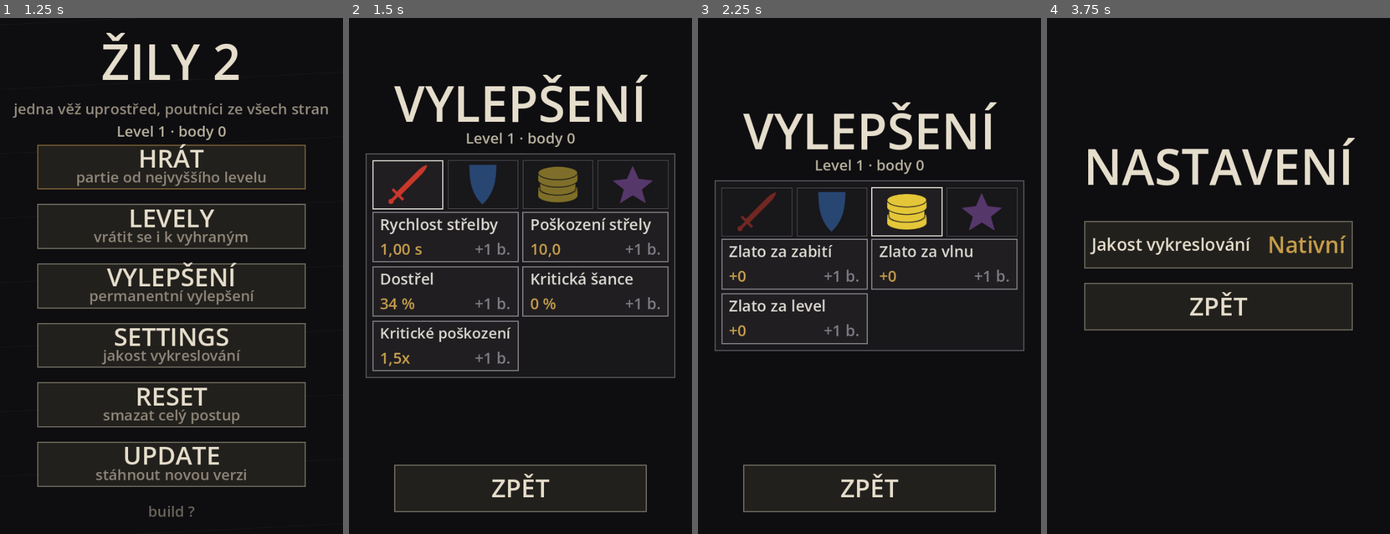
Above: before the commit, frames 1-4 (left to right).
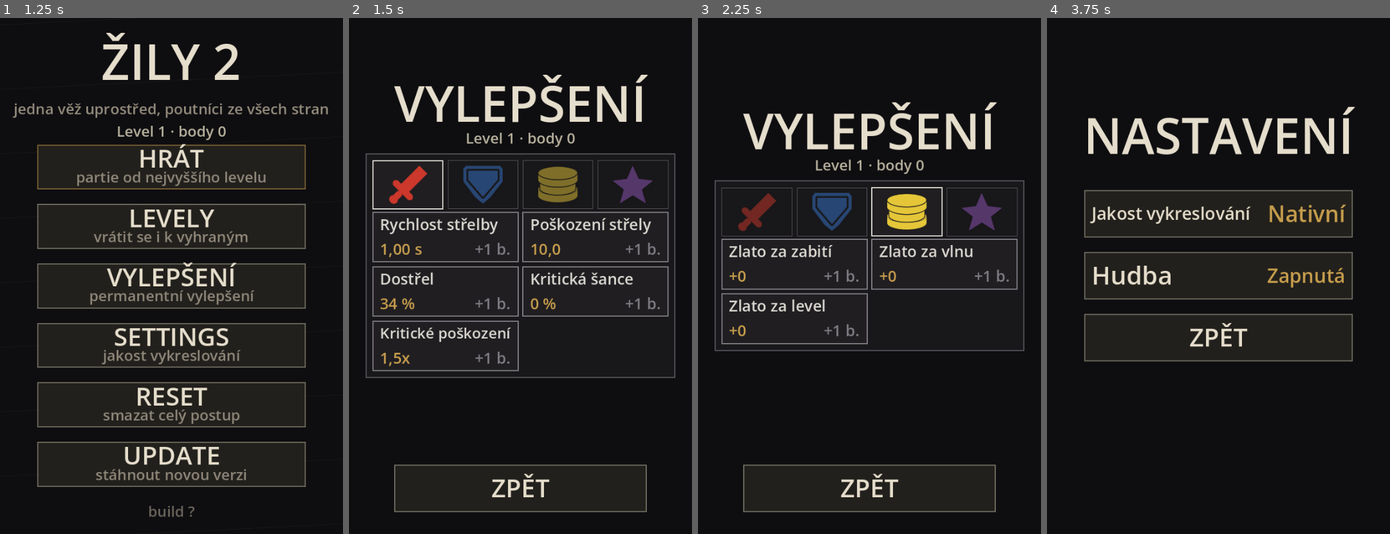
Above: after the commit, the same moments.

Repository: jankoznar94/dark-story
Game: Godot game, scene res://main.tscn
Two runs of this game, one before a commit and one after it. Both use one fixed random seed, a clock stepped at 60 frames per second and the inputs below.
Inputs (mouse positions are in pixels of both pictures, inside the frame that each line leads up to):
- Up to frame 1 (1.25 s): tap Enter at 0.5 s; move the mouse to (246, 250) at 0.52 s; click (246, 250) at 0.67 s
- Up to frame 2 (1.5 s): tap Space at 1.25 s; move the mouse to (451, 301) at 1.27 s; click (451, 301) at 1.42 s
- Up to frame 3 (2.25 s): tap Enter at 2 s; move the mouse to (903, 162) at 2.02 s; click (903, 162) at 2.17 s
- Up to frame 4 (3.75 s): tap Space at 2.75 s; move the mouse to (1201, 379) at 2.77 s; click (1201, 379) at 2.92 s; tap Enter at 3.5 s; move the mouse to (1321, 353) at 3.52 s; click (1321, 353) at 3.67 s

Frame 1 is identical in both runs. In frame 2, 0.5% of the frame differs, in the area x 11-45%, y 28-37%; in frame 3, 0.5%; in frame 4, 9.9%, in the area x 10-90%, y 17-67%.

Commit message:
Zily 2: citelna ikona pauzy, novy mec a stit, primitivni hudba s prepinacem
1) Ikona pauzy mela barvu GLYPH (temer cerna) na tmavem tlacitku - splyvala
   s podkladem. Ted je svetla (TEXT) a pod pauzou tmava na zlate.
2) Mec a stit se kresli vypoctem (tools/make_icons.py): stit ma pomer stran
   1,04 (byl 0,69 - uzka dlouha deska) a mec 39 % inkoustu (bylo 20 %).
   Mince a hvezdicka zustavaji z modelu.
3) Hudba: smycka assets/audio/theme.ogg (95 kB, 19,2 s, 8 taktu v a moll),
   sklada ji tools/make_music.py (numpy -> wav -> ffmpeg -> ogg). Hraje se
   az po prvnim klepnuti (prohlizec nespusti zvuk bez gesta hrace) a stavi
   se srovnava se stavem, ne s udalosti. V nastaveni pribyl druhy radek
   "Hudba" (Zapnuta/Vypnuta); radky nastaveni jsou seznam podle indexu.

Testy: 5 sad zelenych (core 194, layout 2380, menu 146, upgrades 249).

Diff:
--- a/scripts/game_view.gd
+++ b/scripts/game_view.gd
@@ -82,6 +82,7 @@
 		menu.load_build_id()
 	_apply_render_scale()
 	_refield()
+	_make_music()
 	get_viewport().size_changed.connect(_refield)
 
 
@@ -156,6 +157,7 @@
 	# Rozvrzeni si to musi vzit z obrazovky (pocita to MISTO v pruhu).
 	if layout.speed_visible != (game.speed_options() > 1):
 		layout.set_speed_visible(game.speed_options() > 1)
+	_sync_music()
 	_sync_shop_shape()
 	_sync_dialogs()
 	queue_redraw()
@@ -219,6 +221,9 @@
 # PORADI JE ZAVAZNE: to, co stoji NAD VSIM (dialog), je prvni. Hrac na dotaz
 # ma odpovedet, ne ho odklepnout necim jinym.
 func _tap(pos: Vector2) -> void:
+	# PRVNI KLEPNUTI ODEMYKA ZVUK (prohlizec nespusti hudbu bez gesta hrace).
+	touched = true
+	_sync_music()
 	if reset_ask:
 		_handle_reset_tap(pos)
 		return
@@ -319,13 +324,73 @@
 
 
 func _handle_settings_tap(pos: Vector2) -> void:
-	if layout.settings_row.has_point(pos):
-		settings.toggle_lowres()
-		_apply_render_scale()
-		_refield()
+	for i in range(layout.settings_rows.size()):
+		if not (layout.settings_rows[i] as Rect2).has_point(pos):
+			continue
+		# PORADI RADKU = PORADI v `_settings_rows()` (jeden zdroj pravdy).
+		match i:
+			0:
+				settings.toggle_lowres()
+				_apply_render_scale()
+				_refield()
+			1:
+				settings.toggle_music()
+				_sync_music()
 		return
 	if layout.settings_back.has_point(pos):
 		menu.open_menu()
+
+
+# RADKY OBRAZOVKY NASTAVENI: popisek + hodnota. Poradi je zavazne (klepnuti
+# i kresleni jdou podle indexu) a musi jich byt presne `ScreenLayout.
+# SETTINGS_ROWS` - hlida to test_menu.
+func _settings_rows() -> Array:
+	return [
+		["Jakost vykreslování", settings.lowres_text()],
+		["Hudba", settings.music_text()],
+	]
+
+
+# =========================================================================
+# HUDBA (Jan, Oct 2026: "A dáme do hry nějakou primitivní hudbu.")
+#
+# Jedna kratka smycka (soubor z `tools/make_music.py`) hraje porad dokola.
+#
+# PROCHRAMEC NESPUSTI ZVUK BEZ GESTA HRAVE: hudba se proto rozjede az po
+# PRVNIM klepnuti (`touched`). Hra, ktera "sama hraje", by v prohlizeci jen
+# hlasila chybu - a hrac by videl tlacitko, ktere nic nedela.
+# =========================================================================
+
+const MUSIC_PATH := "res://assets/audio/theme.ogg"
+const MUSIC_DB := -15.0
+var music: AudioStreamPlayer = null
+var touched: bool = false
+
+
+func _make_music() -> void:
+	music = AudioStreamPlayer.new()
+	var s: AudioStream = load(MUSIC_PATH)
+	if s != null:
+		if s is AudioStreamOggVorbis:
+			(s as AudioStreamOggVorbis).loop = true
+		elif s is AudioStreamWAV:
+			(s as AudioStreamWAV).loop_mode = AudioStreamWAV.LOOP_FORWARD
+	music.stream = s
+	music.volume_db = MUSIC_DB
+	add_child(music)
+
+
+# HUDBA SE SROVNAVA SE STAVEM, ne s udalosti: kdo ji vypne v nastaveni, ten
+# nema resit, jestli zrovna hraje - tady se to srovna samo (a je to na jednom
+# miste, takze se neda zapomenout).
+func _sync_music() -> void:
+	if music == null:
+		return
+	var want: bool = touched and settings.music and music.stream != null
+	if want and not music.playing:
+		music.play()
+	elif not want and music.playing:
+		music.stop()
 
 
 # =========================================================================
@@ -724,7 +789,12 @@
 # tlacitka, velikost z jeho strany (tlacitko je ctverec), takze je "velka" na
 # kazdem displeji. Barvu dostava zvenci: tmava na svetlem, tmava i na zlate.
 func _draw_pause_icon(r: Rect2, hold: bool) -> void:
-	var icon: Color = GLYPH
+	# BARVA IKONY MUSI BYT CITELNA NA PODKLADU TLACITKA (Jan, Oct 2026: "Tlačítko
+	# Pause samozřejmě musí mít takové barvy, aby byla ikona čitelná. Teď splývá
+	# s pozadím."): tlacitko ma tmavy podklad (`TOWER_BODY`), takze ikona je
+	# SVETLA jako popisek MENU; pod pauzou je podklad zlaty a ikona TMAVA.
+	# Kdo sem da `GLYPH` natvrdo, kresli tmave na tmavem.
+	var icon: Color = GLYPH if hold else TEXT
 	var c: Vector2 = r.get_center()
 	var s: float = minf(r.size.x, r.size.y) * 0.26
 	if hold:
@@ -1065,19 +1135,25 @@
 
 
 func _draw_settings() -> void:
-	_label("NASTAVENÍ", Rect2(0.0, layout.settings_row.position.y - float(layout.menu_title_px) * 1.6,
+	var rows: Array = _settings_rows()
+	var r0: Rect2 = layout.settings_rows[0] if not layout.settings_rows.is_empty() else Rect2()
+	_label("NASTAVENÍ", Rect2(0.0, r0.position.y - float(layout.menu_title_px) * 1.6,
 		layout.view.x, float(layout.menu_title_px)), layout.menu_title_px, Color(0.90, 0.87, 0.80))
-	var r: Rect2 = layout.settings_row
 	var f: Font = ThemeDB.fallback_font
-	var px: int = _fit_px("Jakost vykreslování", r.size.x * 0.6, layout.menu_item_px, 12)
-	draw_rect(r, MENU_BG, true)
-	draw_rect(r, Color(MENU_EDGE.r, MENU_EDGE.g, MENU_EDGE.b, 0.55), false, 2.0)
-	draw_string(f, Vector2(r.position.x + 12.0, r.position.y + r.size.y * 0.5 + float(px) * 0.36),
-		"Jakost vykreslování", HORIZONTAL_ALIGNMENT_LEFT, r.size.x * 0.6, px, Color(0.90, 0.87, 0.80))
-	var val: String = settings.lowres_text()
-	var vpx: int = _fit_px(val, r.size.x * 0.32 - 12.0, layout.menu_item_px, 12)
-	draw_string(f, Vector2(r.position.x, r.position.y + r.size.y * 0.5 + float(vpx) * 0.36),
-		val, HORIZONTAL_ALIGNMENT_RIGHT, r.size.x - 12.0, vpx, Color(0.78, 0.62, 0.30))
+	# RADKY SE KRESLI PODLE INDEXU (jeden zdroj pravdy s klepanim): kdo prida
+	# volbu do `_settings_rows()`, dostane i radek - a nic se nerozjede.
+	for i in range(mini(rows.size(), layout.settings_rows.size())):
+		var r: Rect2 = layout.settings_rows[i]
+		var name: String = String(rows[i][0])
+		var val: String = String(rows[i][1])
+		var px: int = _fit_px(name, r.size.x * 0.6, layout.menu_item_px, 12)
+		draw_rect(r, MENU_BG, true)
+		draw_rect(r, Color(MENU_EDGE.r, MENU_EDGE.g, MENU_EDGE.b, 0.55), false, 2.0)
+		draw_string(f, Vector2(r.position.x + 12.0, r.position.y + r.size.y * 0.5 + float(px) * 0.36),
+			name, HORIZONTAL_ALIGNMENT_LEFT, r.size.x * 0.6, px, Color(0.90, 0.87, 0.80))
+		var vpx: int = _fit_px(val, r.size.x * 0.32 - 12.0, layout.menu_item_px, 12)
+		draw_string(f, Vector2(r.position.x, r.position.y + r.size.y * 0.5 + float(vpx) * 0.36),
+			val, HORIZONTAL_ALIGNMENT_RIGHT, r.size.x - 12.0, vpx, Color(0.78, 0.62, 0.30))
 	var br: Rect2 = layout.settings_back
 	draw_rect(br, MENU_BG, true)
 	draw_rect(br, Color(MENU_EDGE.r, MENU_EDGE.g, MENU_EDGE.b, 0.55), false, 2.0)
--- a/scripts/screen_layout.gd
+++ b/scripts/screen_layout.gd
@@ -148,7 +148,10 @@
 var lvl_title_px: int = 30
 var menu_state_y: float = 0.0
 # NASTAVENI
-var settings_row: Rect2 = Rect2()
+# RADKY NASTAVENI JSOU SEZNAM (poradi = index, stejne jako u tabu): kdo prida
+# volbu, prida radek. Driv tu byl jeden `settings_row` natvrdo a druha volba
+# by si musela psat vlastni obdelnik - a klepala by se vedle.
+var settings_rows: Array = []
 var settings_back: Rect2 = Rect2()
 # DIALOG (ukoncit partii / level vyhran / konec). Jedno misto pro vsechny tri:
 # kdo by si psal vlastni obdelniky, rozejde se s testy i s kreslenim.
@@ -191,7 +194,7 @@
 		lvl_back = Rect2()
 		pal_rects = []
 		menu_rects = []
-		settings_row = Rect2()
+		settings_rows = []
 		settings_back = Rect2()
 		dlg_box = Rect2()
 		dlg_a = Rect2()
@@ -605,17 +608,25 @@
 	lvl_note_y = lvl_title_y + float(lvl_title_px) * 1.05
 
 
-# NASTAVENI: jeden prepinac a ZPET, svisle vycentrovane.
+# NASTAVENI: radky voleb (jakost vykreslovani, hudba) a ZPET, svisle
+# vycentrovane. Pocet radku je jeden zdroj pravdy (`SETTINGS_ROWS`) - kdo
+# prida volbu, zmeni ho TADY a obrazovka si radek uz jen vykresli a obslouzi
+# podle INDEXU.
+const SETTINGS_ROWS := 2
+
+
 func layout_settings() -> void:
 	if view.x < 1.0 or view.y < 1.0:
-		settings_row = Rect2()
+		settings_rows = []
 		settings_back = Rect2()
 		return
 	var w: float = clampf(view.x * 0.78, 260.0, 560.0)
 	var h: float = minf(MENU_BTN_MAX, maxf(MENU_BTN_MIN, view.y * 0.09))
 	var gap: float = maxf(10.0, view.y * 0.03)
-	var total: float = h * 2.0 + gap
+	var total: float = h * float(SETTINGS_ROWS + 1) + gap * float(SETTINGS_ROWS)
 	var y0: float = (view.y - total) * 0.5
 	var x: float = (view.x - w) * 0.5
-	settings_row = Rect2(x, y0, w, h)
-	settings_back = Rect2(x, y0 + h + gap, w, h)
+	settings_rows = []
+	for i in range(SETTINGS_ROWS):
+		settings_rows.append(Rect2(x, y0 + (h + gap) * float(i), w, h))
+	settings_back = Rect2(x, y0 + (h + gap) * float(SETTINGS_ROWS), w, h)
--- a/scripts/settings.gd
+++ b/scripts/settings.gd
@@ -1,18 +1,21 @@
 class_name Settings
 extends RefCounted
 
-# ULOZENE NASTAVENI HRY. Dnes jedina vec: jakost vykreslovani. Je to jedno
-# misto, kam pribudou dalsi volby (zvuk), aby se hra nikde neptala na
-# jednotlive hodnoty zvlast.
+# ULOZENE NASTAVENI HRY: jakost vykreslovani a hudba. Je to jedno misto, kam
+# pribudou dalsi volby, aby se hra nikde neptala na jednotlive hodnoty zvlast.
 #
 # Uklada se pres ConfigFile do `user://`, takze to prezije reload i reinstalaci
 # PWA (u webu drzi `user://` IndexedDB).
 #
 # ZADNA VOLBA TU NESMI BYT NAPRAZDNO: prepinac, ktery nic nezmeni, je lez a
-# hrac to pozná. Zvuk tu proto NENI, dokud hra zvuk nemá.
+# hrac to pozná. Hudba tu proto je az od chvile, kdy hra hudbu opravdu ma
+# (Jan, Oct 2026: "A dáme do hry nějakou primitivní hudbu.").
 
 const PATH := "user://settings.cfg"
 const SECTION := "zily2"
+# POCET RADKU OBRAZOVKY NASTAVENI. Vi to i rozvrzeni (`ScreenLayout.
+# SETTINGS_ROWS`), aby se klepnuti, kresleni a obdelniky nerozesly.
+const ROWS := 2
 
 # USPORNE VYKRESLOVANI. Hra se jinak kresli v NATIVNIM rozliseni displeje, coz
 # na telefonu (DPR 2-3) znamena nekolikanasobne vic pixelu nez na stolnim
@@ -21,17 +24,23 @@
 # VYCHOZI JE NATIVNI (ostry obraz) - usporny rezim si hrac zapina sam.
 var lowres: bool = false
 
+# HUDBA. Vychozi je ZAPNUTA (Jan ji chtel ve hre), ale hrac si ji muze vypnout -
+# hra, ktera nedovoli ztichnout, je otrava.
+var music: bool = true
+
 
 func load_from_disk() -> void:
 	var cf := ConfigFile.new()
 	if cf.load(PATH) != OK:
 		return
 	lowres = bool(cf.get_value(SECTION, "lowres", false))
+	music = bool(cf.get_value(SECTION, "music", true))
 
 
 func save_to_disk() -> void:
 	var cf := ConfigFile.new()
 	cf.set_value(SECTION, "lowres", lowres)
+	cf.set_value(SECTION, "music", music)
 	cf.save(PATH)
 
 
@@ -40,7 +49,16 @@
 	save_to_disk()
 
 
+func toggle_music() -> void:
+	music = not music
+	save_to_disk()
+
+
 # Popisek hodnoty do nastaveni. Text, ne ZAPNUTO/VYPNUTO: hrac se rozhoduje
 # mezi DVEMA MOZNOSTMI, ne mezi zapnuto a vypnuto.
 func lowres_text() -> String:
 	return "Úsporné" if lowres else "Nativní"
+
+
+func music_text() -> String:
+	return "Zapnutá" if music else "Vypnutá"
--- a/tools/layout_dump.gd
+++ b/tools/layout_dump.gd
@@ -60,7 +60,7 @@
 		"hud_menu": _p(lay.hud_menu.get_center()),
 		"hud_pause": _p(lay.hud_pause.get_center()),
 		"hud_pause_rect": _r(lay.hud_pause),
-		"settings_row": _r(lay.settings_row),
+		"settings_rows": _rects(lay.settings_rows),
 		"upg_panel": _r(lay.upg_panel),
 		"upg_tabs": _centers(lay.upg_tabs),
 		"upg_tab_rects": _rects(lay.upg_tabs),
--- a/tools/test_menu.gd
+++ b/tools/test_menu.gd
@@ -490,8 +490,28 @@
 	v.call("_tap", (l.menu_rects[idx] as Rect2).get_center())
 	_check(m.is_settings(), "klepnuti na SETTINGS neotevrelo nastaveni")
 	var before: bool = s.lowres
-	v.call("_tap", l.settings_row.get_center())
+	s.music = true
+	v.call("_tap", (l.settings_rows[0] as Rect2).get_center())
 	_check(s.lowres != before, "radek jakosti vykreslovani nic neprepnul")
+	# DRUHY RADEK = HUDBA (Jan, Oct 2026: "A dáme do hry nějakou primitivní
+	# hudbu."). Klepnuti na nej musi hudbu vypnout a hra to musi vzit na vedomi.
+	var mbefore: bool = s.music
+	v.call("_tap", (l.settings_rows[1] as Rect2).get_center())
+	_check(s.music != mbefore, "radek hudby hudbu neprepnul")
+	_check(mbefore, "nastaveni nezacina s hudbou zapnutou")
+	v.call("_tap", (l.settings_rows[1] as Rect2).get_center())
+	_check(s.music == mbefore, "druhe klepnuti na radek hudby ji nezapnulo zpet")
+	# HUDBA: prehravac musi existovat, soubor se musi nacist a stav hry se musi
+	# srovnat s nastavenim (ne jen s udalosti klepnuti).
+	var pl: AudioStreamPlayer = v.get("music")
+	_check(pl != null, "hra si nevytvorila prehravac hudby")
+	_check(pl != null and pl.stream != null, "hudba se nenacetla (chybi soubor theme.ogg?)")
+	s.music = false
+	v.call("_sync_music")
+	_check(pl == null or not pl.playing, "vypnuta hudba presto hraje")
+	s.music = true
+	v.call("_sync_music")
+	_check(pl == null or pl.playing, "zapnuta hudba po klepnuti nehraje")
 	v.call("_tap", l.settings_back.get_center())
 	_check(m.is_menu(), "ZPET z nastaveni nevrátilo do menu")
 	# UPDATE: mimo web se jen oznami, ze neni co aktualizovat.
Not shown, added: assets/audio/theme.ogg.import
Binary file changed: assets/ui/cat_def.png
Binary file changed: assets/ui/cat_off.png
Not shown, changed: README.md
Not shown, added: assets/audio/theme.ogg
Not shown, added: tools/make_icons.py
Not shown, added: tools/make_music.py
